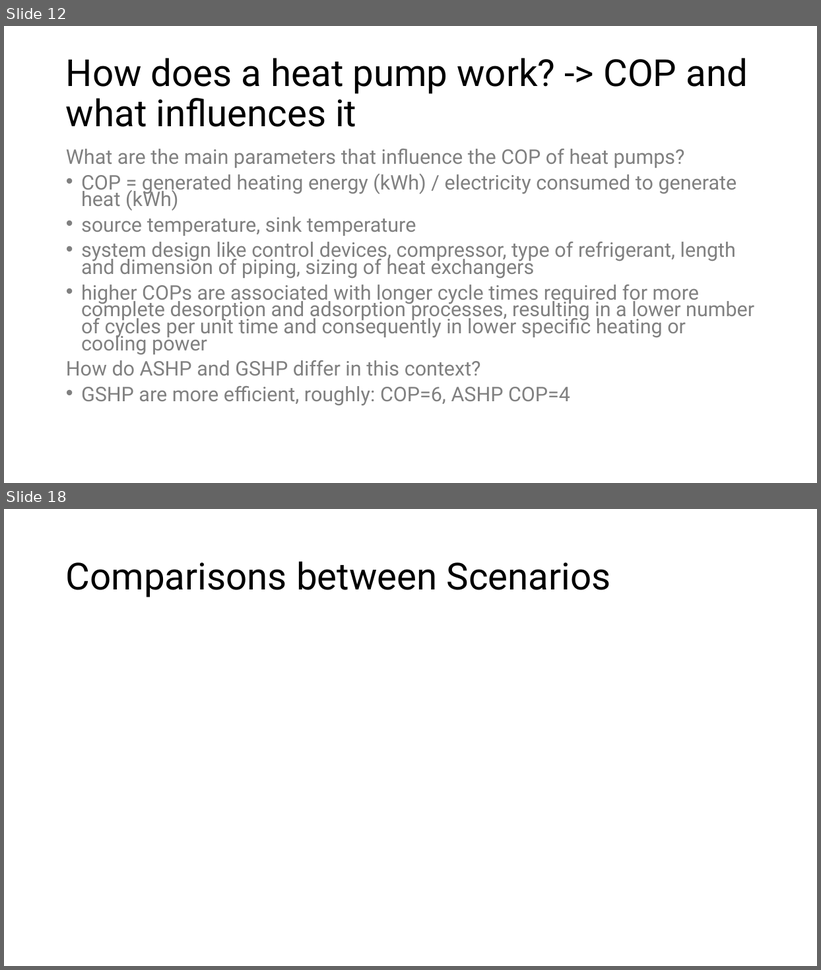
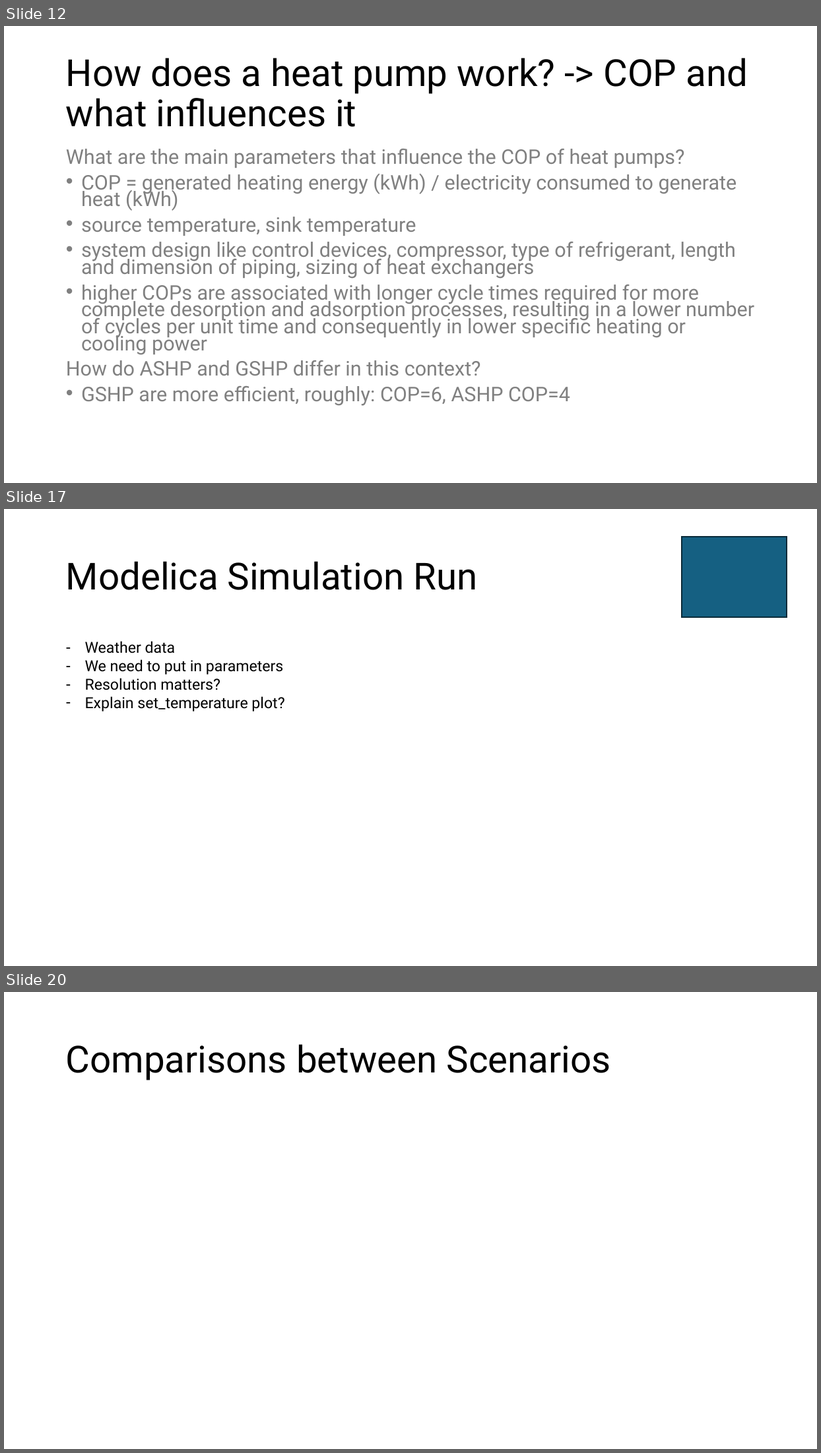
Before and after one commit to eyjomoin/Modeling-buildings-and-their-heating-systems, a slide deck: presentation/heat.pptx. Shown one above the other, each under a label of ours: slides 12 and 18 before the commit, slides 12, 17 and 20 after it; the slides between them are not shown. The pictures are 821x970 and 821x1453 pixels, drawn with LibreOffice and Linux fonts; fonts in the diff are those of the drawing. Boxes give left, top, right and bottom in pixels: in the first picture for what was removed or moved away, otherwise in the second. Text is boxed around its words. In the diff, an @@ line names an element or a change of style, - is before the commit and + after.

```diff
--- a/presentation/heat.pptx
+++ b/presentation/heat.pptx
@@ slide 17 added at bbox=[4, 509, 817, 966], background #FFFFFF @@
@@ rectangle added at bbox=[682, 537, 787, 617], fill #156082, outline #092A39 1.5 pt @@
@@ title added at bbox=[66, 561, 477, 590], 44 pt, text #000000 @@
+Modelica Simulation Run
@@ text added at bbox=[85, 641, 284, 712], 18 pt, text #000000 @@
+– Weather data
+– We need to put in parameters
+– Resolution matters?
+– Explain set_temperature plot?
@@ what was slide 18 is now slide 20 @@
```
Also in this commit, not shown: 5 slides changed, 2 other slides added, 2 slides removed, 1 other file.
